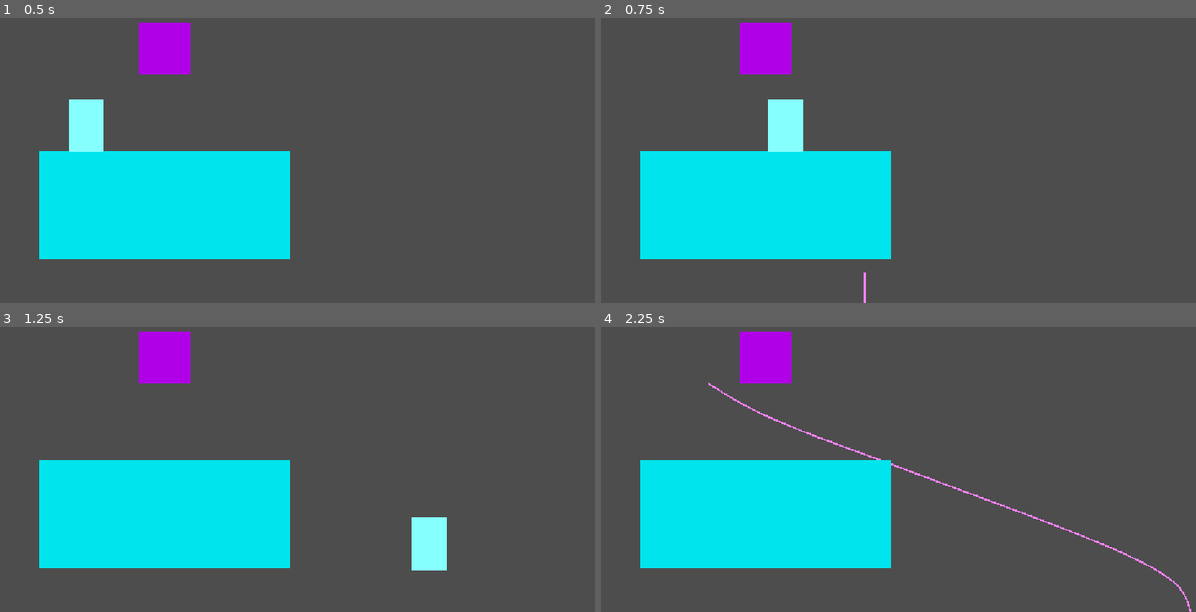
Above: before the commit, frames 1-4 (two rows, left to right).
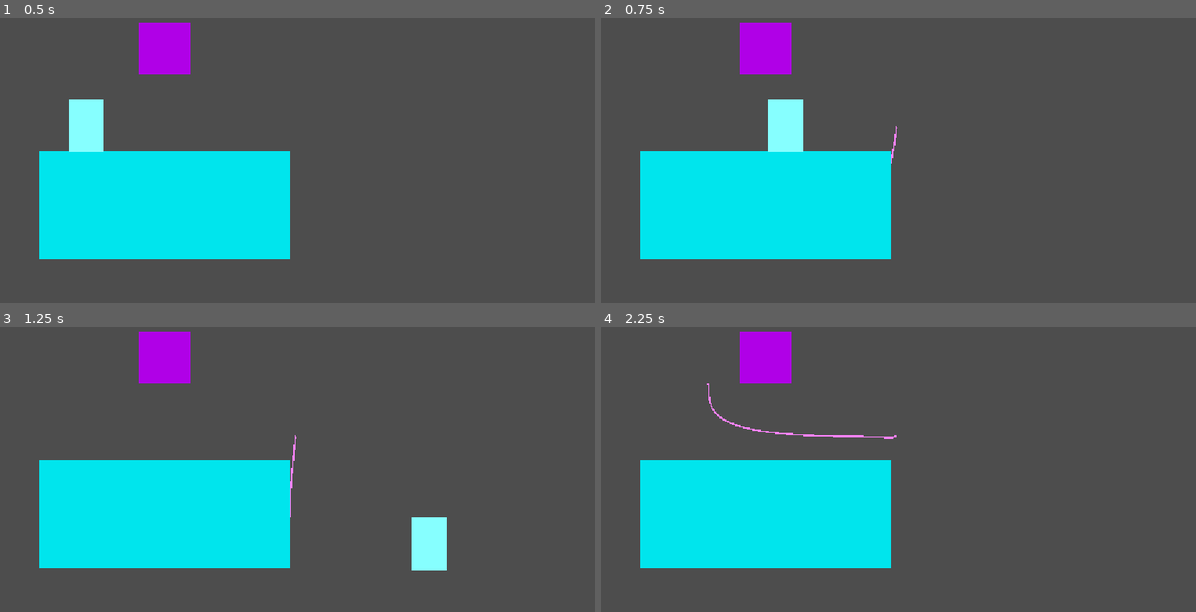
Above: after the commit, the same moments.

Repository: madgustoo/sandbox
Game: Godot game, scene res://main.tscn
Same seed, same stepped clock (60 frames per second), same inputs: the game is played once before the commit and once after it.
Inputs (mouse positions are in pixels of both pictures, inside the frame that each line leads up to):
- Up to frame 1 (0.5 s): no input
- Up to frame 2 (0.75 s): tap Enter at 0.5 s; move the mouse to (862, 197) at 0.52 s; hold Right (ui_right) from 0.53 s (still down); click (862, 197) at 0.6 s
- Up to frame 3 (1.25 s): keep holding Right (ui_right)
- Up to frame 4 (2.25 s): move the mouse to (1082, 489) at 1.27 s; click (1082, 489) at 1.35 s; move the mouse to (708, 384) at 2.02 s; release Right (ui_right) at 2.03 s; hold Left (ui_left) from 2.03 s (still down); click (708, 384) at 2.1 s

Frame 1 is identical in both runs. In frame 2, less than 0.1% of the frame differs, in the area x 44-50%, y 37-100%; in frame 3, less than 0.1%; in frame 4, 0.7%, in the area x 17-100%, y 19-100%.

Commit message:
added pin start and pin end for rope

Diff:
--- a/rope.tscn
+++ b/rope.tscn
@@ -4,11 +4,11 @@
 
 [node name="Node2D" type="Node2D" unique_id=1216721653]
 script = ExtResource("1_0756u")
-number_of_rope_segments = 150
+number_of_rope_segments = 100
 dampening = 0.96
 collision_mask = 2
-collision_radius = 0.3
 collision_segment_interval = 1
+pin_end = true
 
 [node name="Line2D" type="Line2D" parent="." unique_id=552446880]
 width = 0.5
--- a/scripts/rope_verlet.gd
+++ b/scripts/rope_verlet.gd
@@ -27,22 +27,35 @@
 
 @export var collision_segment_interval = 2
 
-var collision_query: PhysicsShapeQueryParameters2D
+@export var pin_start: bool = true
+@export var pin_end: bool = false
 
 var start_position: Vector2
+# Technically the last end position, not the current one when the rope moves
+var end_position: Vector2
 
 var rope_segments: Array[RopeSegment] = []
 var points: PackedVector2Array
+var collision_query: PhysicsShapeQueryParameters2D
 
 func spawn_rope() -> void:
-	print("Spawn rope at position: ", start_position)
-
+	if rope_segments:
+		# Keep track of (last) end_position
+		end_position = rope_segments[number_of_rope_segments - 1].current_position
+
+	rope_segments.clear()
+	points.clear()
+
+	print("Spawn rope at start position: ", start_position)
+	print("Rope ends at end position: ", end_position)
+
+	var temp_start_position = start_position
 	# Initialize rope segments
 	for i in range(number_of_rope_segments):
-		rope_segments.append(RopeSegment.new(start_position))
-		start_position.y += rope_segment_length
-
-	# Because it's an array, we have to set the size beforehand
+		rope_segments.append(RopeSegment.new(temp_start_position))
+		temp_start_position.y += rope_segment_length
+
+	# Because it's a fixed array, we have to set the size beforehand
 	points.resize(number_of_rope_segments)
 
 	# Create a collision object our rope will use
@@ -59,9 +72,8 @@
 func _physics_process(delta: float) -> void:
 	if Input.is_action_just_pressed("click"):
 		start_position = get_global_mouse_position()
-
-		if rope_segments.is_empty():
-			spawn_rope()
+		spawn_rope()
+
 	if rope_segments.is_empty():
 		return
 
@@ -70,7 +82,6 @@
 	# It's not as expensive as you think because we're not dealing with all the overhead from Godot's built-in physic components
 	for i in range(number_of_constraint_runs):
 		apply_constraints()
-
 		# For a bit of optimization, we can run it every segment interval
 		if i % collision_segment_interval == 0:
 			handle_collisions()
@@ -86,6 +97,10 @@
 
 func simulate(delta: float) -> void:
 	for i in range(number_of_rope_segments):
+		# Run the simulation for all points EXCEPT the first and last one if they are pinned
+		if (i == 0 && pin_start) || (i == number_of_rope_segments - 1 && pin_end) || (i == number_of_rope_segments - 1 && pin_end):
+			continue
+
 		var rope_segment = rope_segments[i]
 		# It's that simple to get velocity, because velocity is the change of position
 		var velocity = (rope_segment.current_position - rope_segment.last_position) * dampening
@@ -98,15 +113,22 @@
 # which affects the next one and the changes propagate down the chain.
 # One pass of the constraints is not going to fully resolve or correct the rope points to where they should be,
 # so we have to run the constraints multiple time (number_of_constraint_runs)
-func apply_constraints():
-	# Keep first point attached to start_position
-	var first_rope_segment = rope_segments[0]
-	first_rope_segment.current_position = start_position
-
-	# (len - 1) because we're going to be looking one step ahead, skips the last point because last point doesn't have a next
-	for i in range(len(rope_segments) - 1):
+func apply_constraints() -> void:
+	# Keep first point attached to start_position if pin_start is true
+	if pin_start:
+		rope_segments[0].current_position = start_position
+
+	# Keep last point attached to end_position if pin_end is true
+	if pin_end:
+		rope_segments[number_of_rope_segments - 1].current_position = end_position
+
+	for i in range(number_of_rope_segments):
+		# Because we're going to be looking one step ahead, skips the last point because last point doesn't have a next
+		if i == number_of_rope_segments - 1:
+			return
+
 		var current_segment = rope_segments[i]
-		var next_segment = rope_segments[i+1]
+		var next_segment = rope_segments[i + 1]
 
 		# var distance = current_segment.current_position.distance_to(next_segment.current_position)
 		var distance = (current_segment.current_position - next_segment.current_position).length()
@@ -121,18 +143,18 @@
 		var change_direction = (current_segment.current_position - next_segment.current_position).normalized()
 		var change_vector = change_direction * difference
 
-		if (i != 0):
+		if i == 0 && pin_start:
+			# For first point, the next segment takes the full correction if the first point is pinned, we don't split the correction
+			next_segment.current_position += change_vector
+		elif i + 1 == number_of_rope_segments - 1 && pin_end:
+			# We check one step ahead here to check the last point, the full correction is applied to the last point if it's pinned
+			current_segment.current_position -= change_vector
+		else:
 			# We split the correction between the two segments we're comparing
 			# Substract the current segment by half of our change vector, and add the
 			# half to the next segment which makes up the full correction amount
 			current_segment.current_position -= change_vector * 0.5
 			next_segment.current_position += change_vector * 0.5
-		else:
-			# First point we don't split the correction, we apply the full correction to the next segment
-			next_segment.current_position += change_vector
-
-			rope_segments[i] = current_segment
-			rope_segments[i+1] = next_segment
 
 func handle_collisions() -> void:
 	# space_state is used to query collisions
@@ -143,8 +165,7 @@
 		var rope_segment = rope_segments[i]
 		var velocity = rope_segment.current_position - rope_segment.last_position
 
-		# Position the collision query over the rope segment to check whether
-		# the segment overlaps another physics object
+		# Position the collision query over the rope segment to check whether the segment overlaps another physics object
 		collision_query.transform = Transform2D(
 			0.0,
 			rope_segment.current_position
@@ -197,6 +218,6 @@
 			rope_segment.current_position - velocity
 		)
 
-#func _draw() -> void:
-	#for rope_segment in rope_segments:
-		#draw_circle(to_local(rope_segment.current_position), collision_radius, Color.GREEN, false, 1.0)
+func _draw() -> void:
+	for rope_segment in rope_segments:
+		draw_circle(to_local(rope_segment.current_position), collision_radius, Color.GREEN, false, 0.1)
